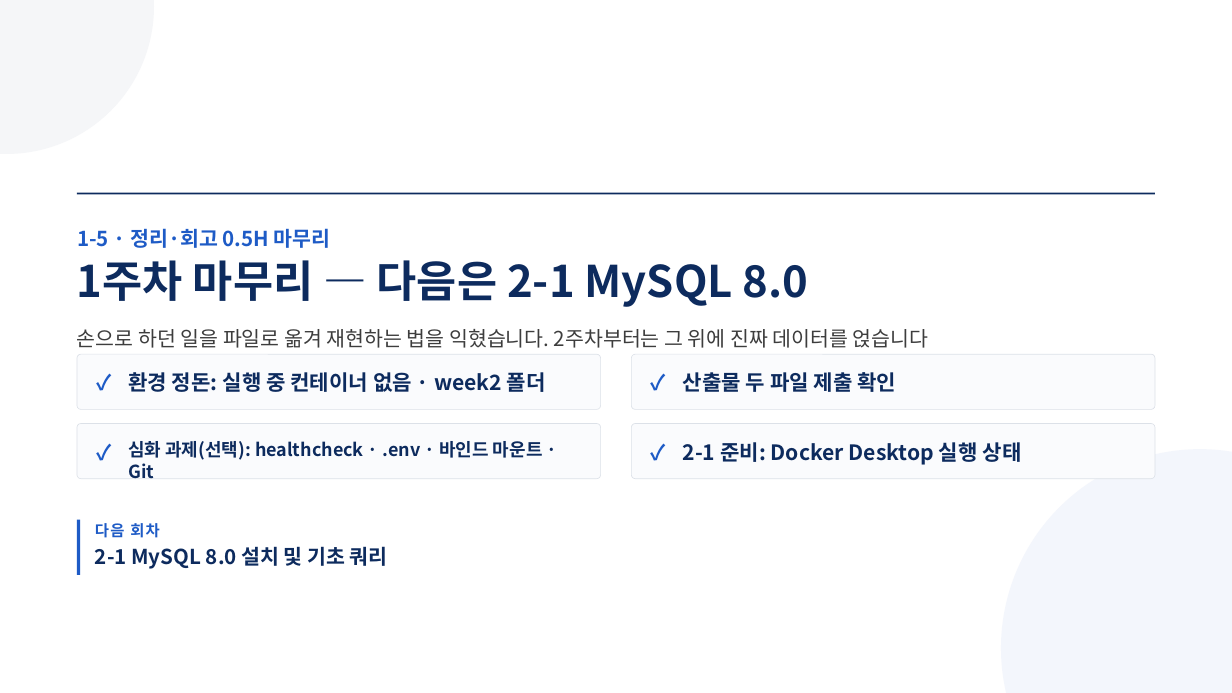
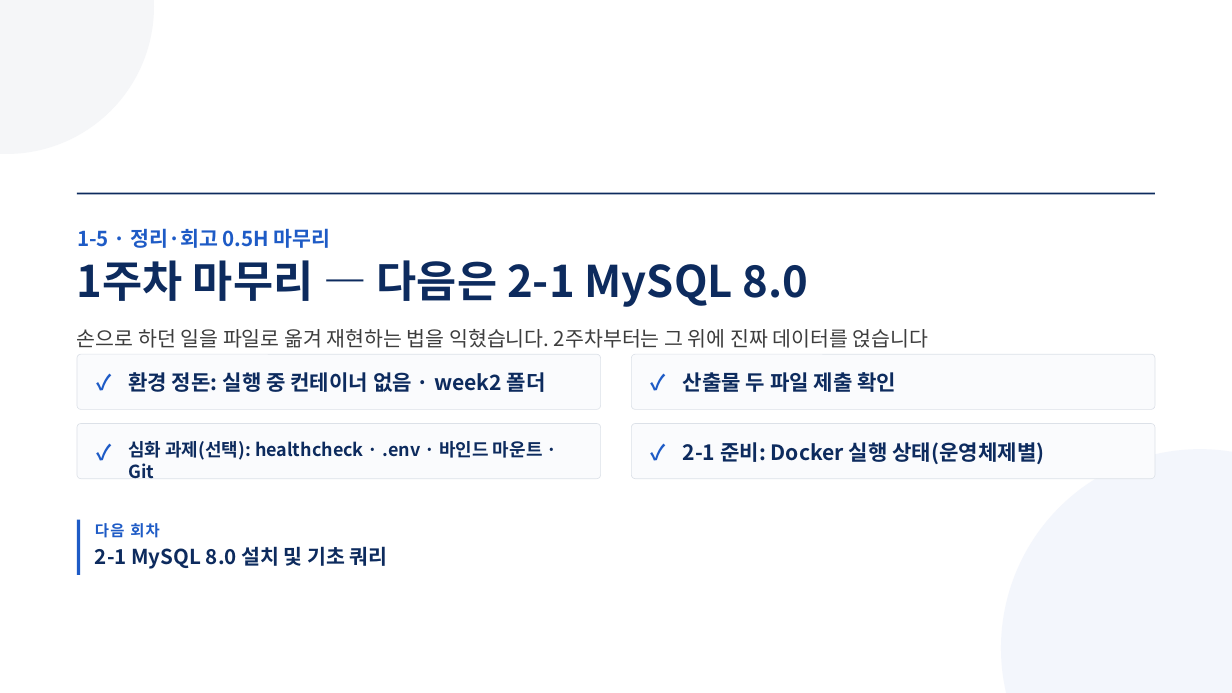
Before and after one commit to aebonlee/materials, a slide deck: slide 11 of data-eng/decks/w1d5s4.pptx (slide 10 before the commit). Drawn at 1232x693 pixels with LibreOffice and Linux fonts; fonts in the diff are those of the drawing. Boxes give left, top, right and bottom in pixels: in the first picture for what was removed or moved away, otherwise in the second. Text is boxed around its words. In the diff, an @@ line names an element or a change of style, - is before the commit and + after.

```diff
--- a/data-eng/decks/w1d5s4.pptx
+++ b/data-eng/decks/w1d5s4.pptx
@@ text at (683,442,1045,464): text changed @@
-2-1 준비: Docker Desktop 실행 상태
+2-1 준비: Docker 실행 상태(운영체제별)
```
Also in this commit, not shown: 6 other slides changed, 1 slide added, 9 other files.
